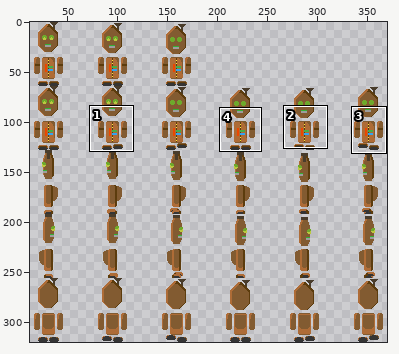
Pixel-art file -- Data/__RAW/actors/player.ase. Above, an overview of the earlier version with the close-up marked.
Close-up. Before:
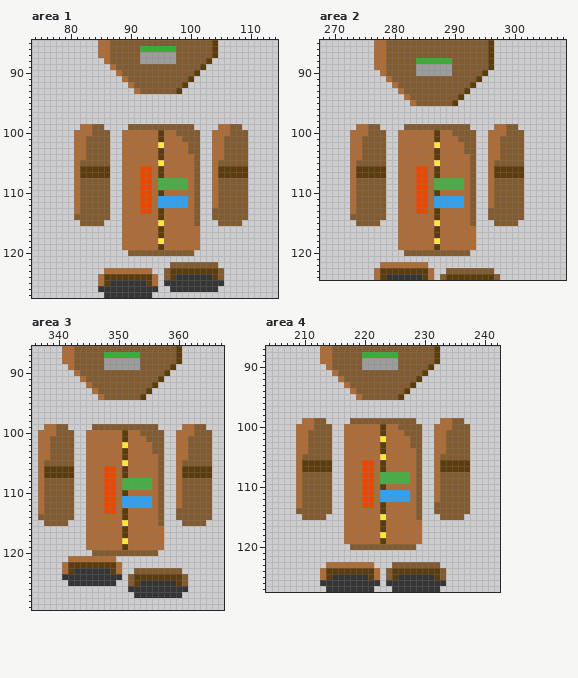
384x320 pixels, 1 frame. Shown: area 1: x 74..114, y 85..127; area 2: x 268..308, y 85..124; area 3: x 336..367, y 86..129; area 4: x 204..242, y 87..127. The wide view leaves out empty margins. The commit also changed other parts of the picture, which this record leaves out.
After:
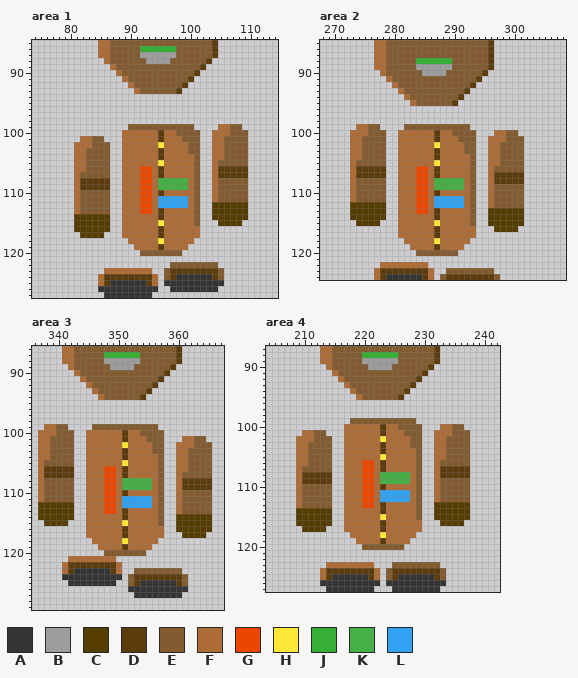
Palette (. is transparent): A #353535  B #9d9d9d  C #553c00  D #5c3c0d  E #825b31  F #ae6c37  G #ec4700  H #ffe737  J #35af35  K #46af45  L #31a2f2
The exact change:
Area 1:
y 88: x 92 B -> E; x 97 B -> E
y 99: x 82..85 FFEE -> ....
y 100: x 81..86 FFFEEE -> ......
y 101: x 81 F -> .; x 83 E -> F; x 86 E -> .
y 102: x 83 E -> F
y 105: x 82 E -> F
y 106: x 82..86 DDDDD -> FEEEE
y 107: x 82..86 DDDDD -> EEEEE
y 108..109: x 82..86 EEEEE -> DDDDD
y 112: x 104..109 FEEEEE -> CCCCCC
y 113: x 104..109 EEEEEE -> CCCCCC
y 114: x 81..86 EEEEEE -> CCCCCC; x 104..109 EEEEEE -> CCCCCC
y 115: x 81..86 .EEEE. -> CCCCCC; x 105..108 EEEE -> CCCC
y 116: x 81..86 ...... -> CCCCCC
y 117: x 82..85 .... -> CCCC
y 118: x 89 F -> .; x 101 F -> .
y 119: x 89..90 FF -> ..; x 100..101 FF -> ..
y 120: x 90..91 EE -> ..; x 99..100 EE -> ..
Area 2:
y 90: x 284 B -> E; x 289 B -> E
y 99: x 297..300 FFEE -> ....
y 100: x 296 F -> .; x 301 E -> .
y 101: x 298 E -> F
y 105: x 297 E -> F
y 106: x 297..301 DDDDD -> EEEEE
y 108: x 297..301 EEEEE -> DDDDD
y 112: x 273..278 FEEEEE -> CCCCCC
y 113: x 273..278 FEEEEE -> CCCCCC; x 296..301 EEEEEE -> CCCCCC
y 114: x 273..278 EEEEEE -> CCCCCC; x 296..301 EEEEEE -> CCCCCC
y 115: x 274..277 EEEE -> CCCC; x 296..301 .EEEE. -> CCCCCC
y 116: x 297..300 .... -> CCCC
y 118: x 281 F -> .; x 293 F -> .
y 119: x 281..282 FF -> ..; x 292..293 FF -> ..
y 120: x 282..283 EE -> ..; x 291..292 EE -> ..
Area 3:
y 89: x 348 B -> E; x 353 B -> E
y 99: x 361..364 FFEE -> ....
y 100: x 360..365 FFFEEE -> ......
y 101: x 360 F -> .; x 362 E -> F; x 365 E -> .
y 102: x 362 E -> F
y 105: x 361 E -> F
y 106: x 361..365 DDDDD -> FEEEE
y 107: x 361..365 DDDDD -> EEEEE
y 108..109: x 361..365 EEEEE -> DDDDD
y 112: x 337..342 FEEEEE -> CCCCCC
y 113: x 337..342 FEEEEE -> CCCCCC; x 360 E -> F
y 114: x 337..342 EEEEEE -> CCCCCC; x 360..365 EEEEEE -> CCCCCC
y 115: x 338..341 EEEE -> CCCC; x 360..365 .EEEE. -> CCCCCC
y 116: x 360..365 ...... -> CCCCCC
y 117: x 361..364 .... -> CCCC
y 118: x 345 F -> .; x 357 F -> .
y 119: x 345..346 FF -> ..; x 356..357 FF -> ..
y 120: x 346..347 EE -> ..; x 355..356 EE -> ..
Area 4:
y 90: x 220 B -> E; x 225 B -> E
y 99: x 210..213 FFEE -> ....; x 233..236 FFEE -> ....
y 100: x 209..214 FFFEEE -> ......; x 232 F -> .; x 237 E -> .
y 101: x 209 F -> .; x 211 E -> F; x 214 E -> .; x 234 E -> F
y 102: x 211 E -> F
y 105: x 210 E -> F; x 233 E -> F
y 106: x 210..214 DDDDD -> FEEEE; x 233..237 DDDDD -> EEEEE
y 107: x 210..214 DDDDD -> EEEEE
y 108: x 210..214 EEEEE -> DDDDD; x 233..237 EEEEE -> DDDDD
y 109: x 210..214 EEEEE -> DDDDD
y 113: x 232..237 EEEEEE -> CCCCCC
y 114: x 209..214 EEEEEE -> CCCCCC; x 232..237 EEEEEE -> CCCCCC
y 115: x 209..214 .EEEE. -> CCCCCC; x 232..237 .EEEE. -> CCCCCC
y 116: x 209..214 ...... -> CCCCCC; x 233..236 .... -> CCCC
y 117: x 210..213 .... -> CCCC
y 118: x 217 F -> .; x 229 F -> .
y 119: x 217..218 FF -> ..; x 228..229 FF -> ..
y 120: x 218..219 EE -> ..; x 227..228 EE -> ..
